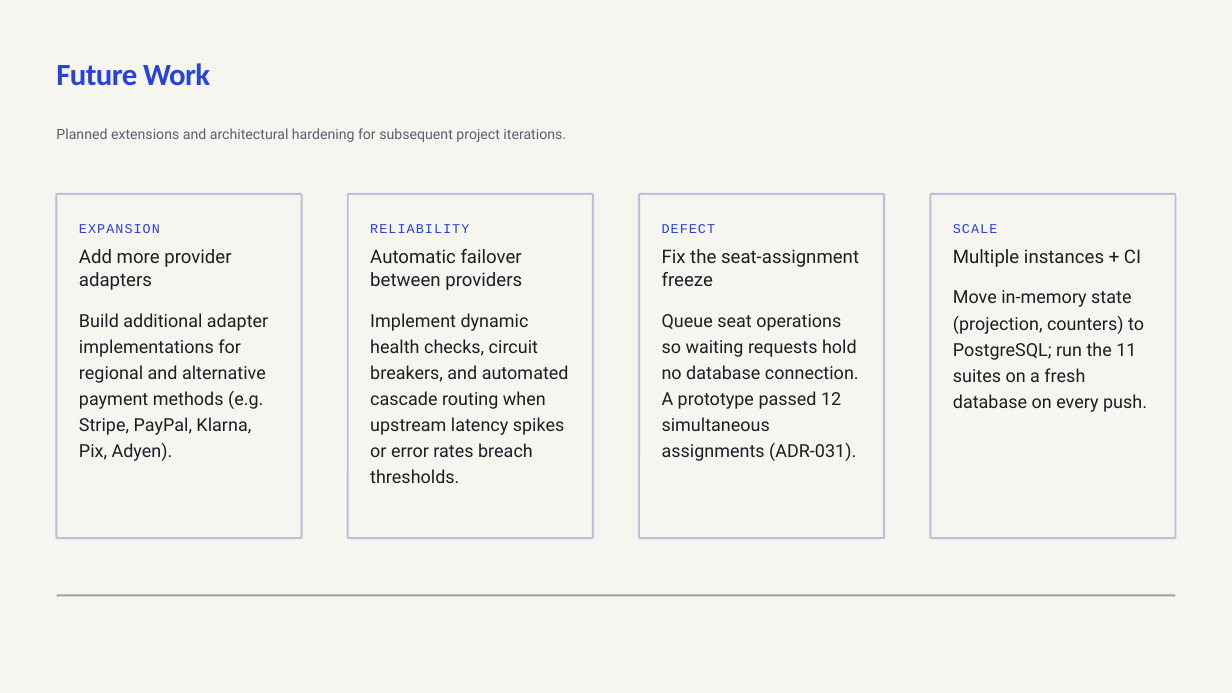
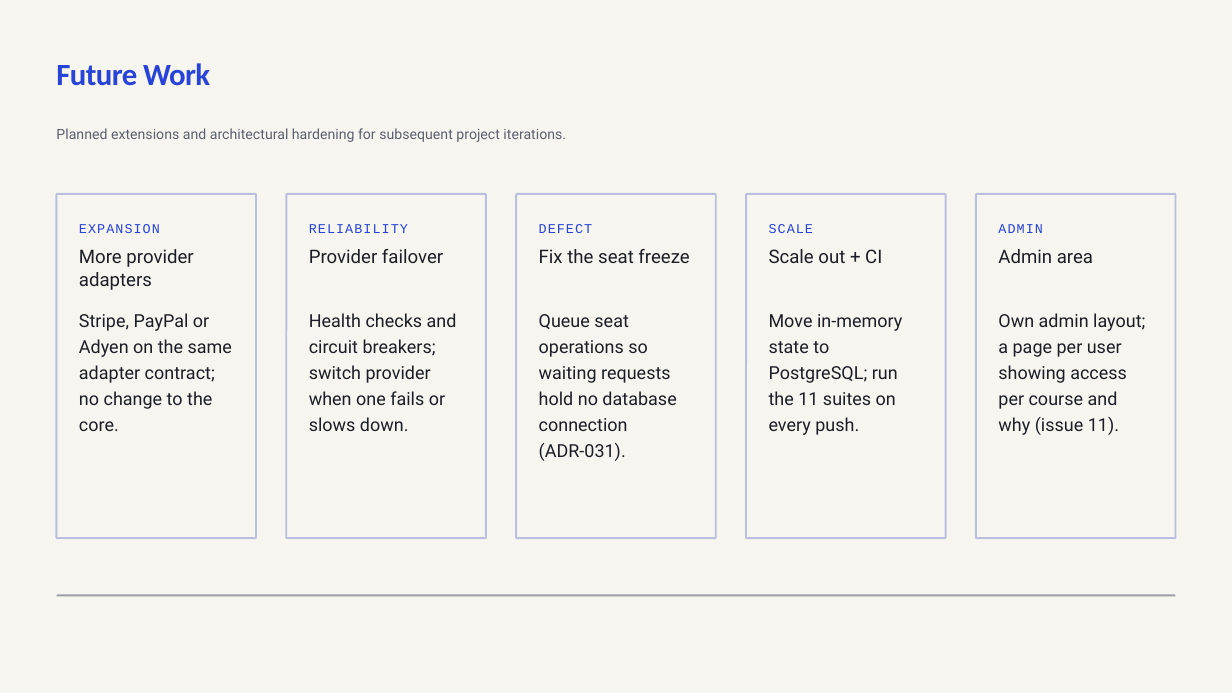
Before and after one commit to ANKITHDEEGOJU/proj-pic, a slide deck: slide 18 of docs/Final_Presentation.pptx. Drawn at 1232x693 pixels with LibreOffice and Linux fonts; fonts in the diff are those of the drawing. Boxes give left, top, right and bottom in pixels: in the first picture for what was removed or moved away, otherwise in the second. Text is boxed around its words. In the diff, an @@ line names an element or a change of style, - is before the commit and + after.

Commit message:
Future Work slide: add the separate admin area (issue 11)

```diff
--- a/docs/Final_Presentation.pptx
+++ b/docs/Final_Presentation.pptx
@@ rounded rectangle: place and size @@
-rounded rectangle at [56,194,301,539]
+rounded rectangle at [56,194,256,539]
@@ rounded rectangle: place and size @@
-rounded rectangle at [348,194,592,539]
+rounded rectangle at [287,194,486,539]
@@ rounded rectangle: place and size @@
-rounded rectangle at [640,194,884,539]
+rounded rectangle at [517,194,716,539]
@@ rounded rectangle: place and size @@
-rounded rectangle at [931,194,1176,539]
+rounded rectangle at [746,194,945,539]
@@ rounded rectangle added at [976,194,1176,539], outline #BABFDD 1.5 pt @@
@@ text "RELIABILITY": place and size @@
-text "RELIABILITY" at [370,224,469,233]
+text "RELIABILITY" at [309,224,408,233]
@@ text "DEFECT": place and size @@
-text "DEFECT" at [662,224,716,233]
+text "DEFECT" at [539,224,593,233]
@@ text "SCALE": place and size @@
-text "SCALE" at [953,224,998,233]
+text "SCALE" at [769,224,814,233]
@@ text added at [998,224,1043,233], 10.5 pt, text #2743D8 @@
+ADMIN
@@ text at [79,249,193,290]: text changed @@
-Add more provider adapters
+More provider adapters
@@ text at [309,249,443,263]: text changed @@
-Automatic failover between providers
+Provider failover
@@ text at [539,249,689,263]: text changed @@
-Fix the seat-assignment freeze
+Fix the seat freeze
@@ text at [769,249,882,263]: text changed @@
-Multiple instances + CI
+Scale out + CI
@@ text added at [998,249,1093,263], 14.5 pt, text #1C1E26 @@
+Admin area
@@ text at [79,313,232,431]: text changed @@
-Build additional adapter implementations for regional and alternative payment methods (e.g. Stripe, PayPal, Klarna, Pix, Adyen).
+Stripe, PayPal or Adyen on the same adapter contract; no change to the core.
@@ text at [309,313,457,431]: text changed @@
-Implement dynamic health checks, circuit breakers, and automated cascade routing when upstream latency spikes or error rates breach thresholds.
+Health checks and circuit breakers; switch provider when one fails or slows down.
@@ text at [539,314,676,461]: text changed @@
-Queue seat operations so waiting requests hold no database connection. A prototype passed 12 simultaneous assignments (ADR-031).
+Queue seat operations so waiting requests hold no database connection (ADR-031).
@@ text at [769,314,902,435]: text changed @@
-Move in-memory state (projection, counters) to PostgreSQL; run the 11 suites on a fresh database on every push.
+Move in-memory state to PostgreSQL; run the 11 suites on every push.
@@ text added at [998,313,1145,435], 14 pt, text #1C1E26 @@
+Own admin layout; a page per user showing access per course and why (issue 11).
```
